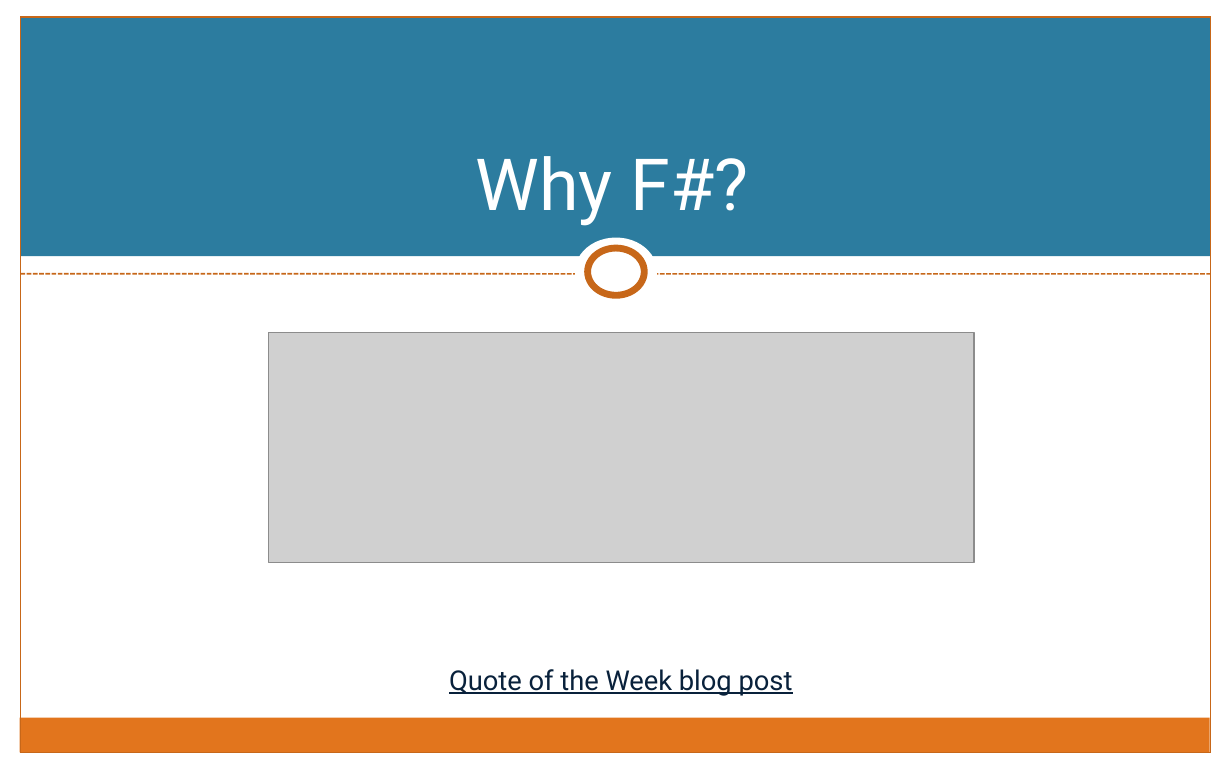
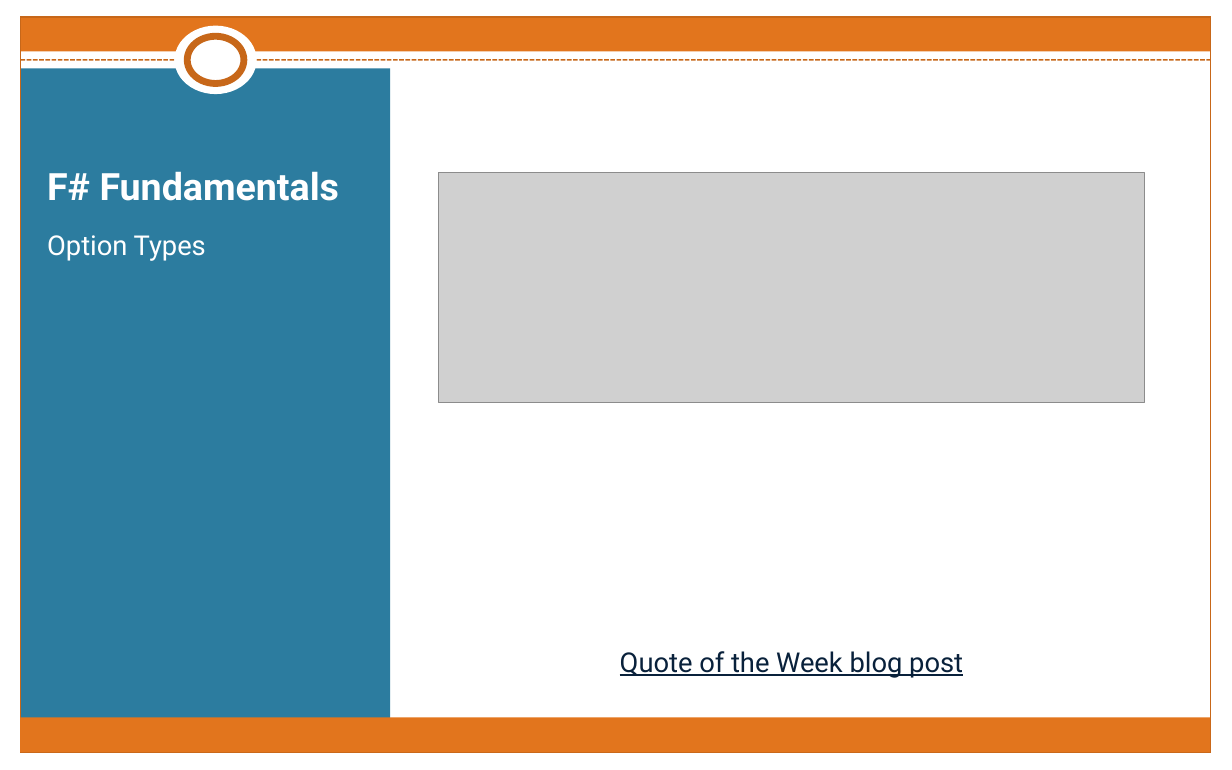
Before and after one commit to rachelblasucci/Current-Talks, a slide deck: slide 7 of Intro to Xamarin F#/F#-iOS.pptx (slide 2 before the commit). Drawn at 1232x770 pixels with LibreOffice and Linux fonts; fonts in the diff are those of the drawing; grey boxes stand for pictures. Boxes give left, top, right and bottom in pixels: in the first picture for what was removed or moved away, otherwise in the second. Text is boxed around its words. In the diff, an @@ line names an element or a change of style, - is before the commit and + after.

```diff
--- a/Intro to Xamarin F#/F#-iOS.pptx
+++ b/Intro to Xamarin F#/F#-iOS.pptx
@@ rectangle added at bbox=[0, 0, 21, 770], fill #FFFFFF @@
@@ rectangle: place and size @@
-rectangle at bbox=[21, 16, 1211, 256]
+rectangle at bbox=[21, 17, 1211, 52]
@@ rectangle at bbox=[21, 17, 1211, 52]: fill #2C7C9F to #E2751D @@
@@ ellipse: place and size @@
-ellipse at bbox=[575, 238, 658, 307]
+ellipse at bbox=[175, 26, 257, 95]
@@ ellipse: place and size @@
-ellipse at bbox=[588, 248, 644, 294]
+ellipse at bbox=[187, 36, 244, 83]
@@ line moved from (21, 274) - (1211, 274) to (21, 60) - (1211, 60) @@
@@ rectangle added at bbox=[21, 69, 391, 728], fill #2C7C9F @@
@@ title added at bbox=[47, 171, 340, 201], 22 pt, text #FFFFFF, bold @@
+F# Fundamentals
@@ picture: place and size @@
-picture at bbox=[269, 333, 975, 562]
+picture at bbox=[439, 172, 1145, 402]
@@ title removed at bbox=[475, 156, 749, 226] @@
-Why F#?
@@ text added at bbox=[47, 235, 206, 261], 16 pt, text #FFFFFF @@
+Option Types
@@ rectangle removed at bbox=[21, 256, 1211, 291] @@
@@ text "Quote of the Week blog ...": place and size @@
-text "Quote of the Week blog ..." at bbox=[449, 669, 793, 696]
+text "Quote of the Week blog ..." at bbox=[620, 651, 963, 678]
```
Also in this commit, not shown: 1 other slide changed, 1 slide added.
